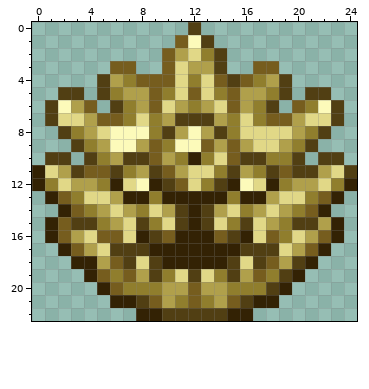
Two states of a pixel-art sprite, Content/Tiles/Relic/SpookySpiritRelic.png. Above: the version before the commit.
The file is 50x46 pixels, drawn in blocks of 2x2; one block is one cell here.
And afterwards:
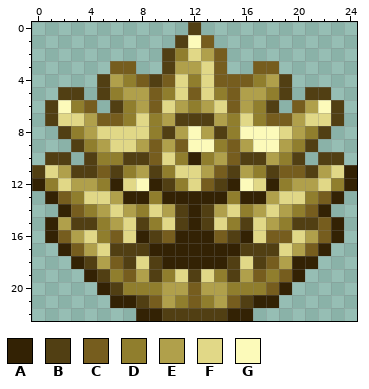
Palette (. is transparent): A #332204  B #513f13  C #765d1e  D #907e2d  E #b0a04b  F #e1d887  G #fcfaba
Log entry: Relic fix and spider mount improvements
Change:
y 1: x 11 C -> B; x 13 B -> C
y 2: x 10..11 CE -> BD; x 13..14 DB -> EC
y 3: x 10..11 CF -> BE; x 13..14 EB -> FC
y 4: x 9 C -> B; x 15 B -> C
y 6: x 3 E -> D; x 21 D -> E
y 8: x 6..8 GGG -> FFF; x 16..18 FFF -> GGG
y 9: x 6..7 GG -> FF; x 10..11 DG -> EC; x 13..14 CE -> GD; x 17..18 FF -> GG
y 10: x 6 E -> D; x 10 E -> F; x 14 F -> E; x 18 D -> E
y 11: x 0 A -> B; x 4 C -> B; x 10..11 CE -> DF; x 13..14 FD -> EC; x 20 B -> C; x 24 B -> A
y 12: x 11 C -> D; x 13 D -> C
y 15: x 2 C -> E; x 22 E -> C
y 16: x 5 C -> D; x 19 D -> C
y 18: x 4 A -> B; x 20 B -> A
y 19: x 5 C -> B; x 19 B -> C
y 20: x 6 C -> B; x 18 B -> C
Where, in picture pixels (left, top, right, bottom), the same in both pictures:
changed: (32, 35, 357, 191)
changed: (58, 217, 123, 295)
changed: (266, 217, 331, 295)
